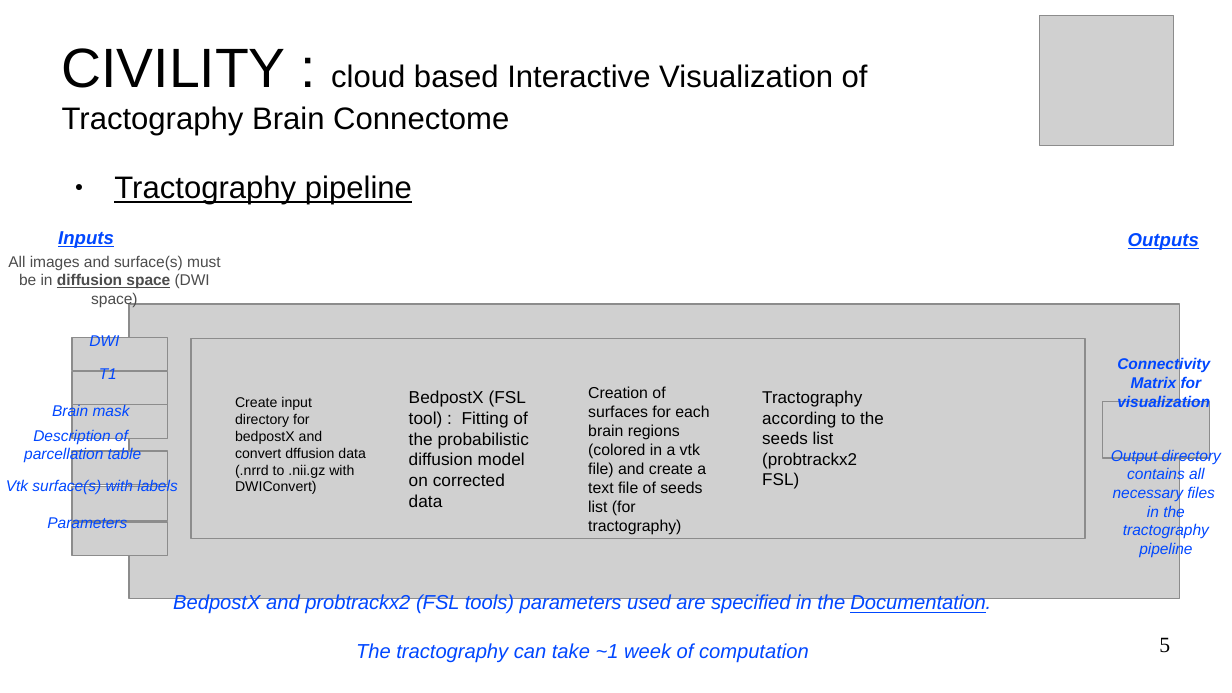
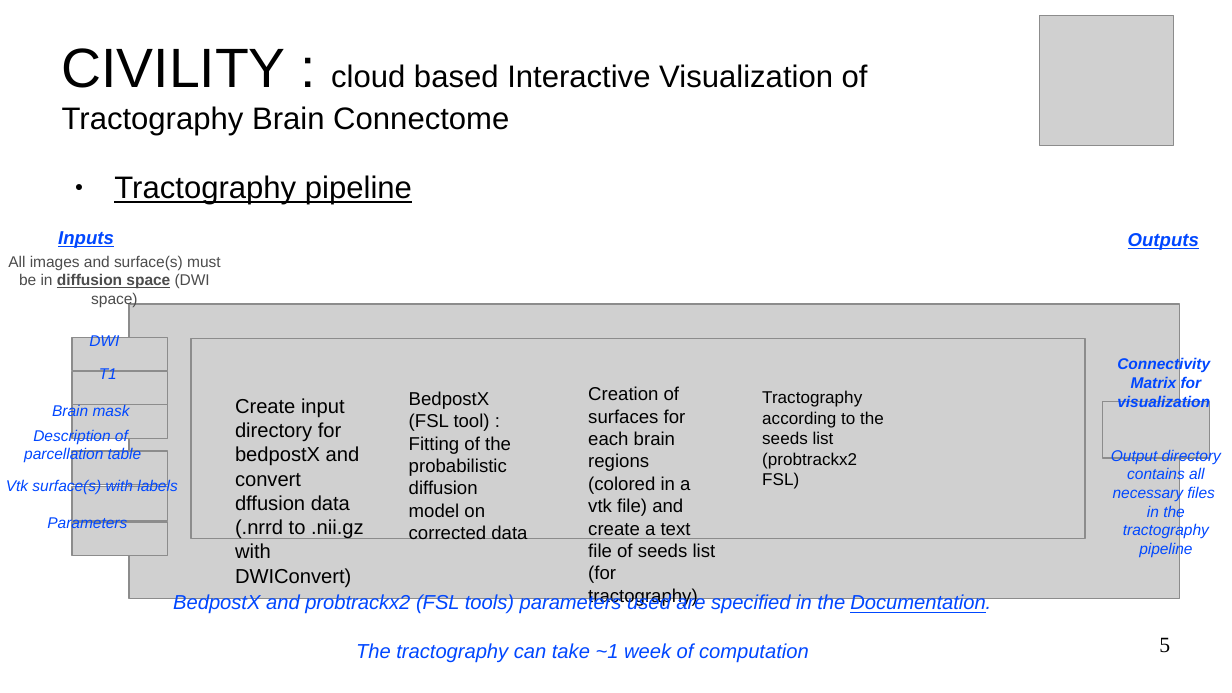
Before and after one commit to NIRALUser/CIVILITY, a slide deck: slide 5 of doc/tutorialCIVILITY.odp. Drawn at 1232x693 pixels with LibreOffice and Linux fonts; fonts in the diff are those of the drawing; grey boxes stand for pictures; background and template pictures are left out. Boxes give left, top, right and bottom in pixels: in the first picture for what was removed or moved away, otherwise in the second. Text is boxed around its words. In the diff, an @@ line names an element or a change of style, - is before the commit and + after.

```diff
--- a/doc/tutorialCIVILITY.odp
+++ b/doc/tutorialCIVILITY.odp
@@ text "BedpostX (FSL tool) : Fitting ..." at (409, 391, 527, 539): size 11.1 to 12 pt @@
@@ text "Creation of surfaces for each ..." at (588, 386, 716, 606): size 10.2 to 12 pt @@
@@ text "Create input directory for bedpostX ..." at (235, 398, 364, 587): size 9.1 to 13 pt @@
```
Also in this commit, not shown: 17 other slides changed, 1 other file.
